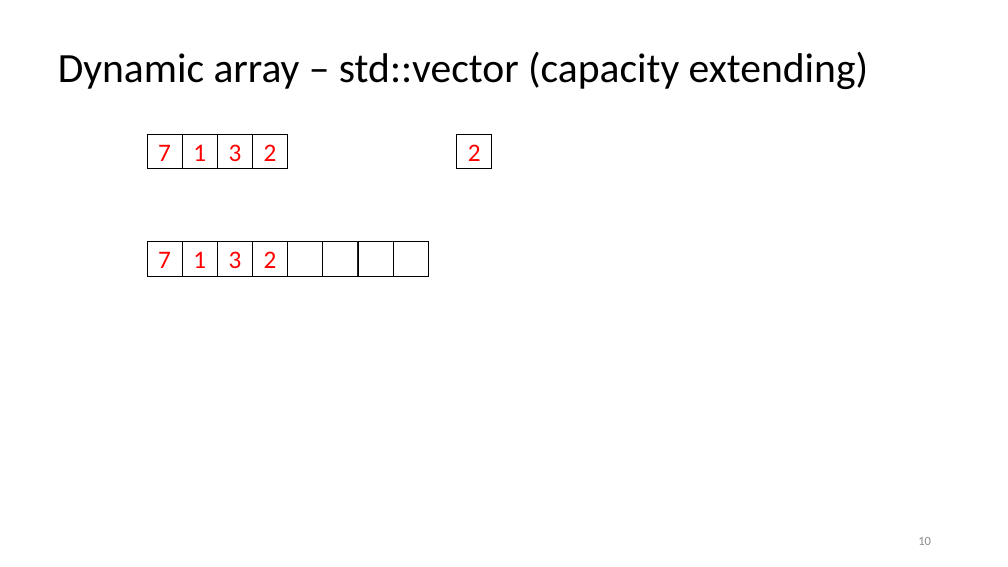
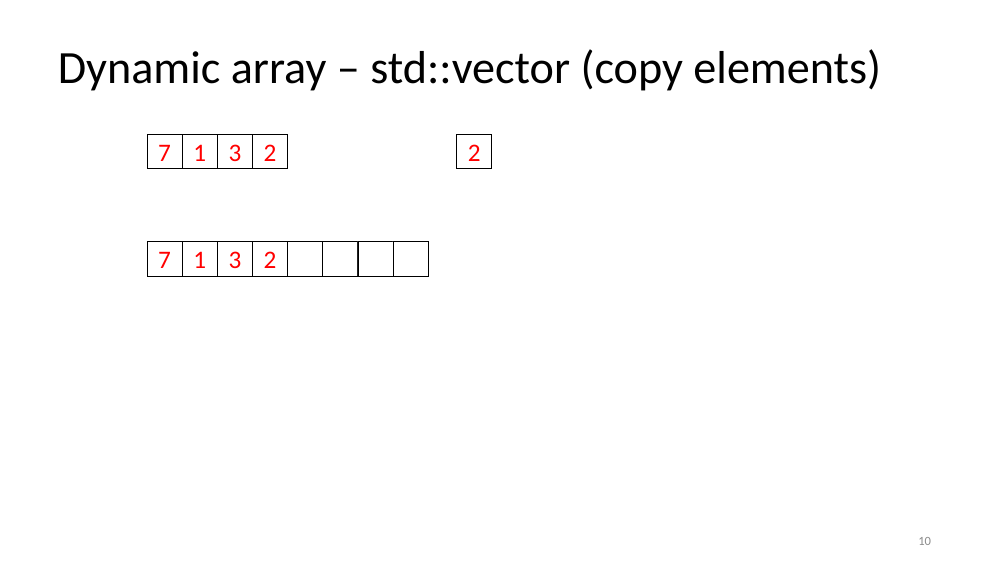
Before and after one commit to rarutyun/cpp-courses, a slide deck: slide 10 of 03_containrers_and_initialization/03_containers.pptx. Drawn at 1008x567 pixels with LibreOffice and Linux fonts; fonts in the diff are those of the drawing. Boxes give left, top, right and bottom in pixels: in the first picture for what was removed or moved away, otherwise in the second. Text is boxed around its words. In the diff, an @@ line names an element or a change of style, - is before the commit and + after.

```diff
--- a/03_containrers_and_initialization/03_containers.pptx
+++ b/03_containrers_and_initialization/03_containers.pptx
@@ title at [58,49,881,91]: text changed; size 39.6 to 44 pt @@
-Dynamic array – std::vector (capacity extending)
+Dynamic array – std::vector (copy elements)
```
Also in this commit, not shown: 10 other slides changed, 1 slide removed, 3 other files.
